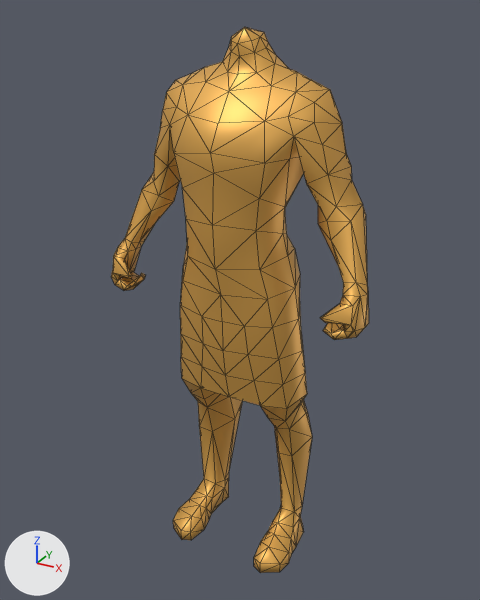
The COLLADA model art/animation/biped/infantry/swordsman/attack_melee_shieldsmall_b.dae: old version first, new version second.
One viewpoint serves both versions: a 50 mm camera at (2.07, -3.81, 3.96) aimed at (-0.04, 0.03, 2.04). Lighting does not change. The marker at lower left points along +X, +Y and +Z. Mesh edges are drawn as thin lines. Vertices at the same position are counted once.

Script lines for the objects in view, before the commit:
```python
mat_skin = principled_material('Skin')
mat_skin.base_color = (0.8, 0.433, 0.0937)  # orange #e7b056
mat_skin.metallic = 0.5
me_cube_016 = bpy.data.meshes.new('Cube.016')
me_cube_016.from_pydata(...)  # 423 vertices, 836 faces; spans x -0.96..0.96, y -0.41..0.4, z 0.0..3.85
me_cube_016.materials.append(mat_skin)  # orange #e7b056
# before: 170 (-0.38, 0.21, 3.54), 172 (-0.45, 0.28, 3.3), 175 (-0.4, 0.07, 3.19)
ob_m_tunic_long = bpy.data.objects.new('m_tunic_long', me_cube_016)
ob_m_tunic_long.location = (0.0, 0.0, 0.0)
```
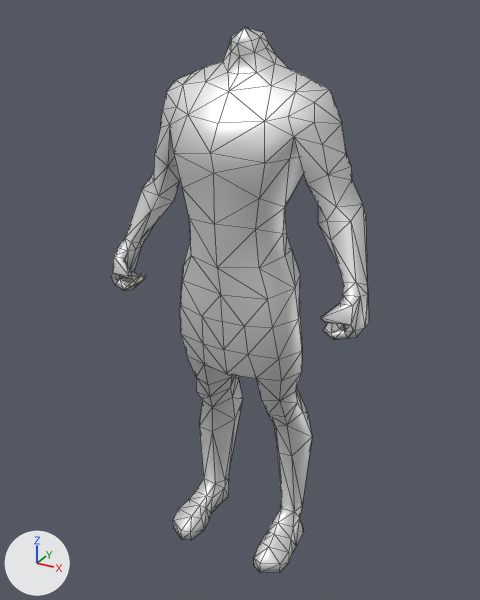
Pixel boxes (x1, y1, x2, y2) of what changed, in the pictures (480 x 600 px; the box of a moved part takes in the faces that stretch with it):
'm_tunic_long', recoloured, reshaped (orange to white): (111, 27, 369, 573) in both
part 1 of me_cube_016, moved or reshaped: before (182, 174, 300, 299); after (183, 174, 300, 299)
part 2 of me_cube_016, moved or reshaped: (181, 334, 312, 456) in both
part 3 of me_cube_016, moved or reshaped: before (168, 129, 177, 166); after (168, 130, 177, 166)

What changed in the scene script:
```text
Change mat_skin:
    mat_skin.base_color: (0.8, 0.433, 0.0937) -> (0.8, 0.8, 0.8)  # orange #e7b056 -> white #e7e7e7
Change me_cube_016:
    where me_cube_016.from_pydata(...)  # 423 vertices, 836 faces; spans x -0.96..0.96, y -0.41..0.4, z 0.0..3.85
    used by ob_m_tunic_long; location = (0.0, 0.0, 0.0)
    verts and faces of me_cube_016; kept vertices keep their numbers, new ones are numbered from 423
    me_cube_016 part 1
    2 vertices are removed from x -0.3..0.3, y 0.2, z 2.43
    14 faces are deleted
    9 vertices move from x -0.38..0.38, y -0.39..0.19, z 2.42..2.72 to x -0.36..0.36, y -0.37..0.17, z 2.42..2.72
    2 vertices are added at (0.28, 0.18, 2.43), (-0.28, 0.18, 2.43)
    14 new faces join them
    me_cube_016 part 2
    31 vertices are removed from x -0.44..0.44, y -0.23..0.31, z 1.09..1.59
    106 faces are deleted
    4 vertices in x 0.21..0.5, y 0.0..0.3, z 1.21..1.6 move by (-0.03, 0.0, 0.0)
    4 vertices in x -0.5..-0.21, y 0.0..0.3, z 1.21..1.6 move by (0.03, 0.0, 0.0)
    13 vertices move from x -0.5..0.5, y -0.29..0.32, z 1.13..1.79 to x -0.44..0.44, y -0.28..0.31, z 1.13..1.79
    31 vertices are added at x -0.42..0.42, y -0.19..0.27, z 1.07..1.72
    106 new faces join them
    me_cube_016 part 3
    add verts[170] = (-0.37, 0.19, 3.53)  # moved
    add verts[172] = (-0.44, 0.25, 3.29)  # moved
    add verts[175] = (-0.41, 0.07, 3.21)  # moved
```
